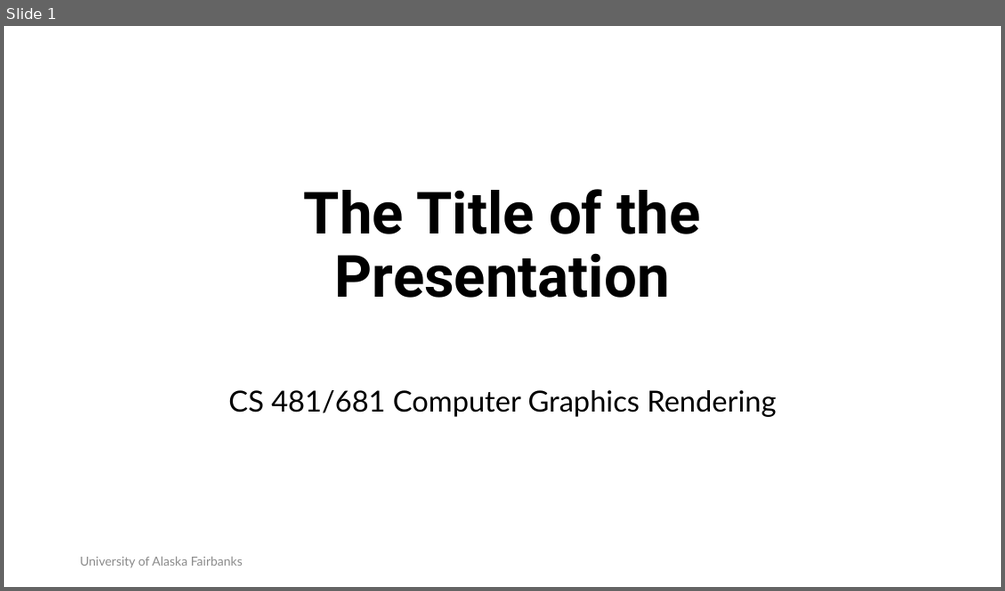
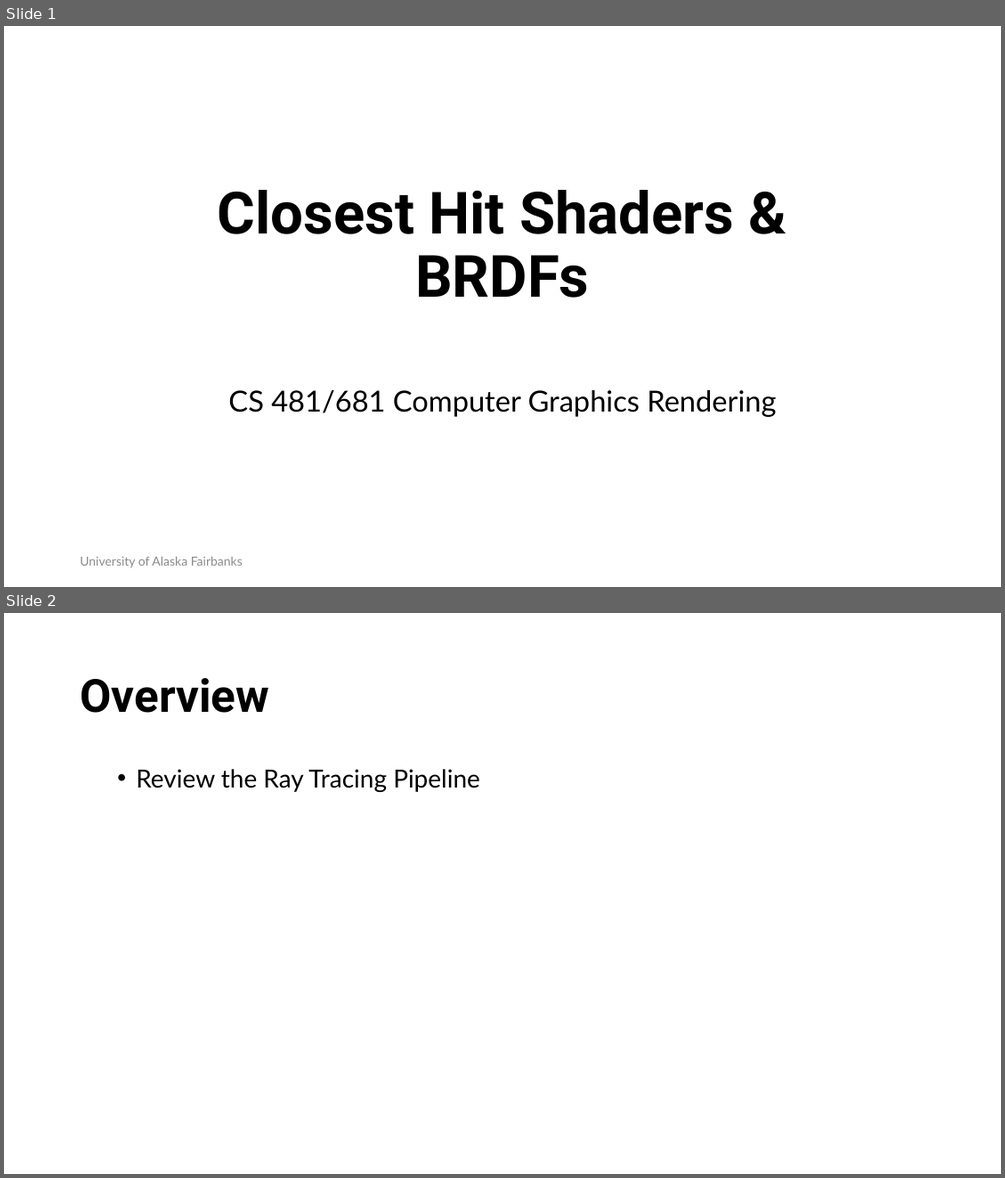
Before and after one commit to RahidZaman/cs481681-cgr, a slide deck: slides/pptx/week06.pptx. Shown one above the other, each under a label of ours: slide 1 before the commit, slides 1 and 2 after it. The pictures are 1005x591 and 1005x1178 pixels, drawn with LibreOffice and Linux fonts; fonts in the diff are those of the drawing; background and template pictures are left out. Boxes give left, top, right and bottom in pixels: in the first picture for what was removed or moved away, otherwise in the second. Text is boxed around its words. In the diff, an @@ line names an element or a change of style, - is before the commit and + after.

```diff
--- a/slides/pptx/week06.pptx
+++ b/slides/pptx/week06.pptx
@@ slide 2 added at [4,613,1001,1174], background #FFFFFF @@
@@ title added at [80,678,269,713], 44 pt, text #000000, bold @@
+Overview
@@ text added at [136,769,480,792], 24 pt, text #000000 @@
+  • Review the Ray Tracing Pipeline
@@ slide 1 changed as well @@
@@ title at [218,190,734,297]: text changed @@
-The Title of the Presentation
+Closest Hit Shaders & BRDFs
```
Also in this commit, not shown: 1 other slide changed, 12 other slides added, 2 slides removed, 10 other files.
